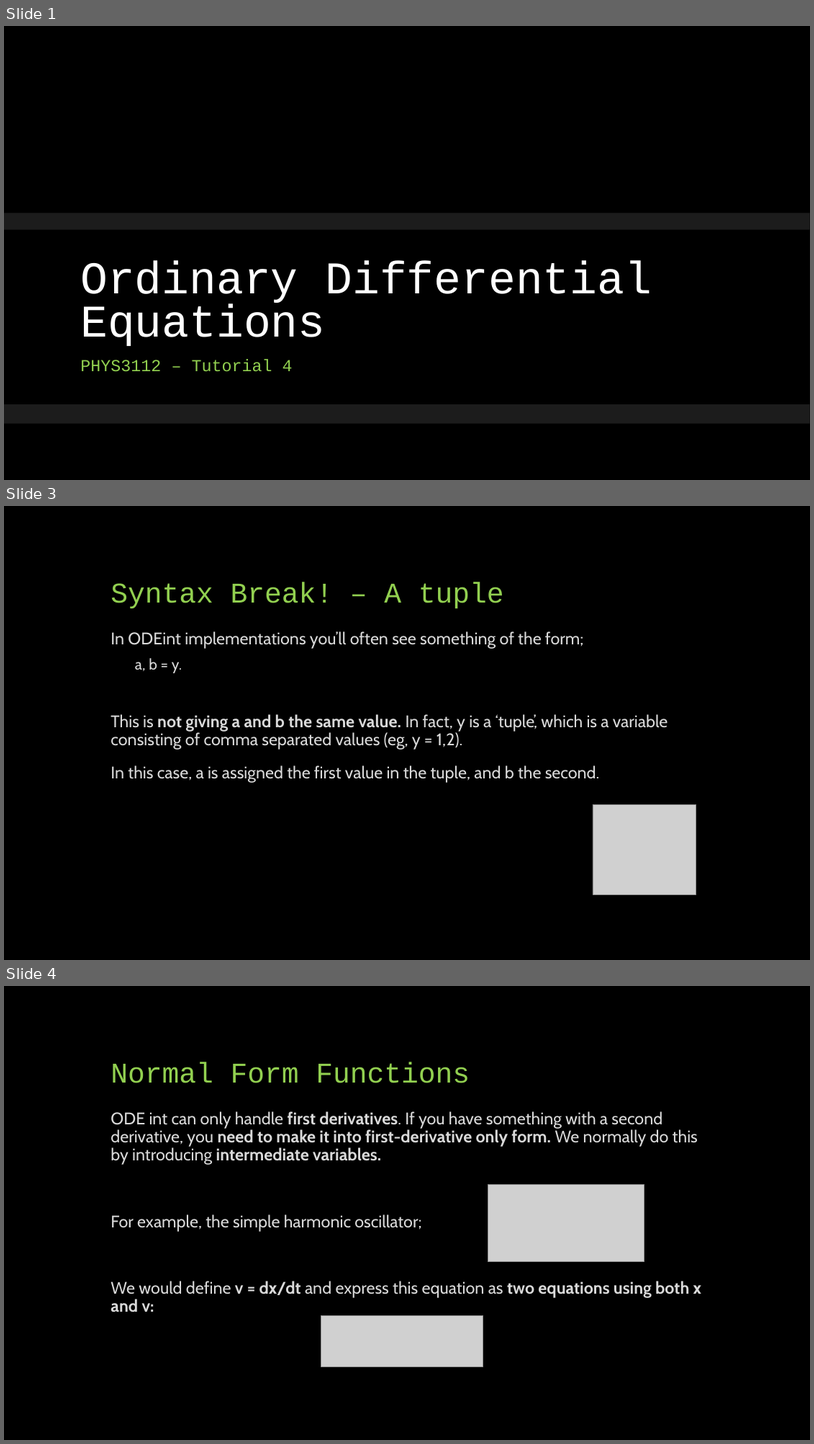
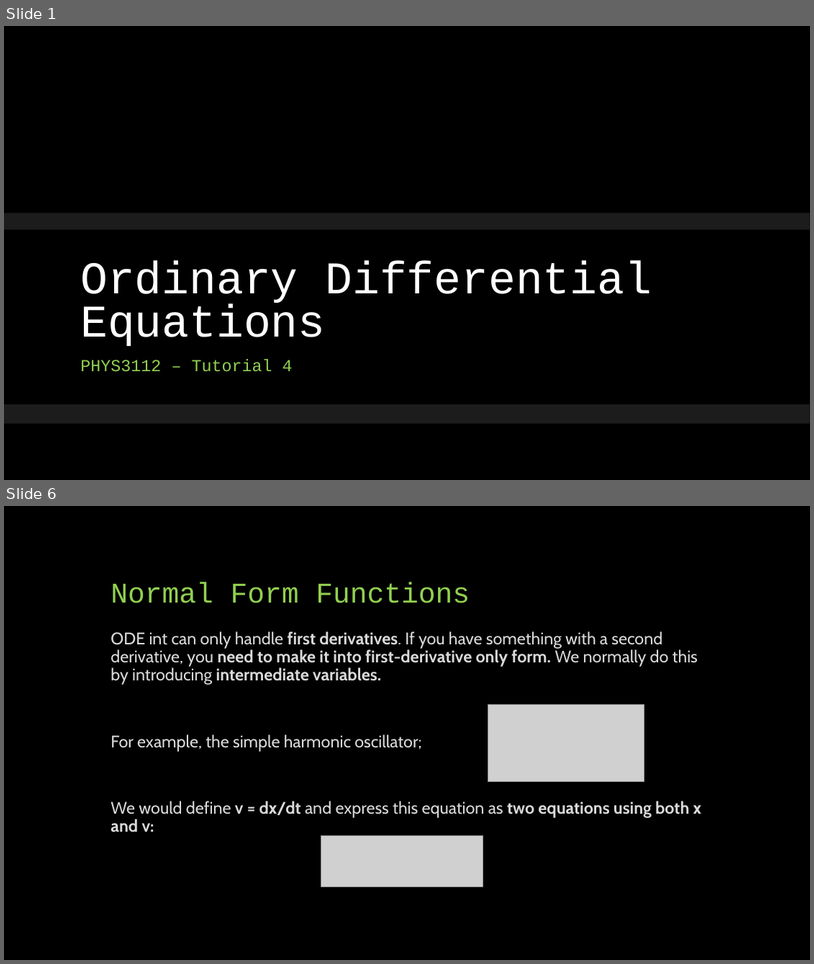
Before and after one commit to phys3112/Tutorials-2020, a slide deck: Tutorial 3 ODEs (USEFUL FOR ASSIGNMENT 1)/Tutorial 3 Presentation.pptx. Shown one above the other, each under a label of ours: slides 1, 3 and 4 before the commit, slides 1 and 6 after it; the slides between them are not shown. The pictures are 814x1444 and 814x964 pixels, drawn with LibreOffice and Linux fonts; fonts in the diff are those of the drawing; grey boxes stand for pictures; background and template pictures are left out. Boxes give left, top, right and bottom in pixels: in the first picture for what was removed or moved away, otherwise in the second. Text is boxed around its words. In the diff, an @@ line names an element or a change of style, - is before the commit and + after.

```diff
--- a/Tutorial 3 ODEs (USEFUL FOR ASSIGNMENT 1)/Tutorial 3 Presentation.pptx
+++ b/Tutorial 3 ODEs (USEFUL FOR ASSIGNMENT 1)/Tutorial 3 Presentation.pptx
@@ slide 3 removed at (4, 506, 810, 960), background #000000 @@
@@ title removed at (111, 582, 504, 609) @@
-Syntax Break! – A tuple
@@ text removed at (111, 631, 669, 782) @@
-In ODEint implementations you’ll often see something of the form;
-  a, b = y.
-This is not giving a and b the same value. In fact, y is a ‘tuple’, which is a variable consisting of comma separated values (eg, y = 1,2).
-In this case, a is assigned the first value in the tuple, and b the second.
@@ picture removed at (593, 804, 697, 894) @@
@@ what was slide 4 is now slide 6 @@
```
Also in this commit, not shown: 1 slide changed, 4 slides added, 1 other slide removed, 1 other file.
